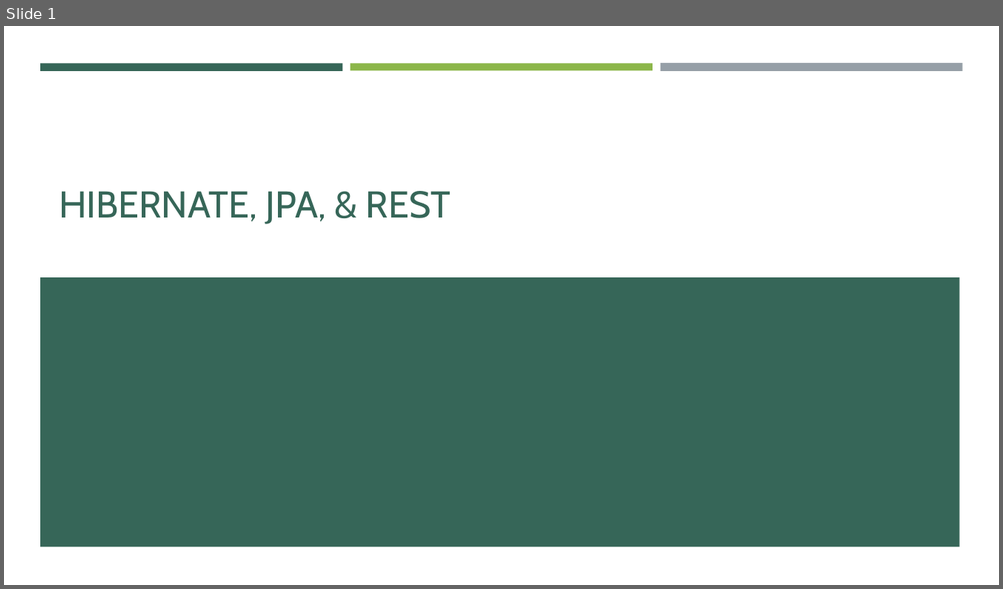
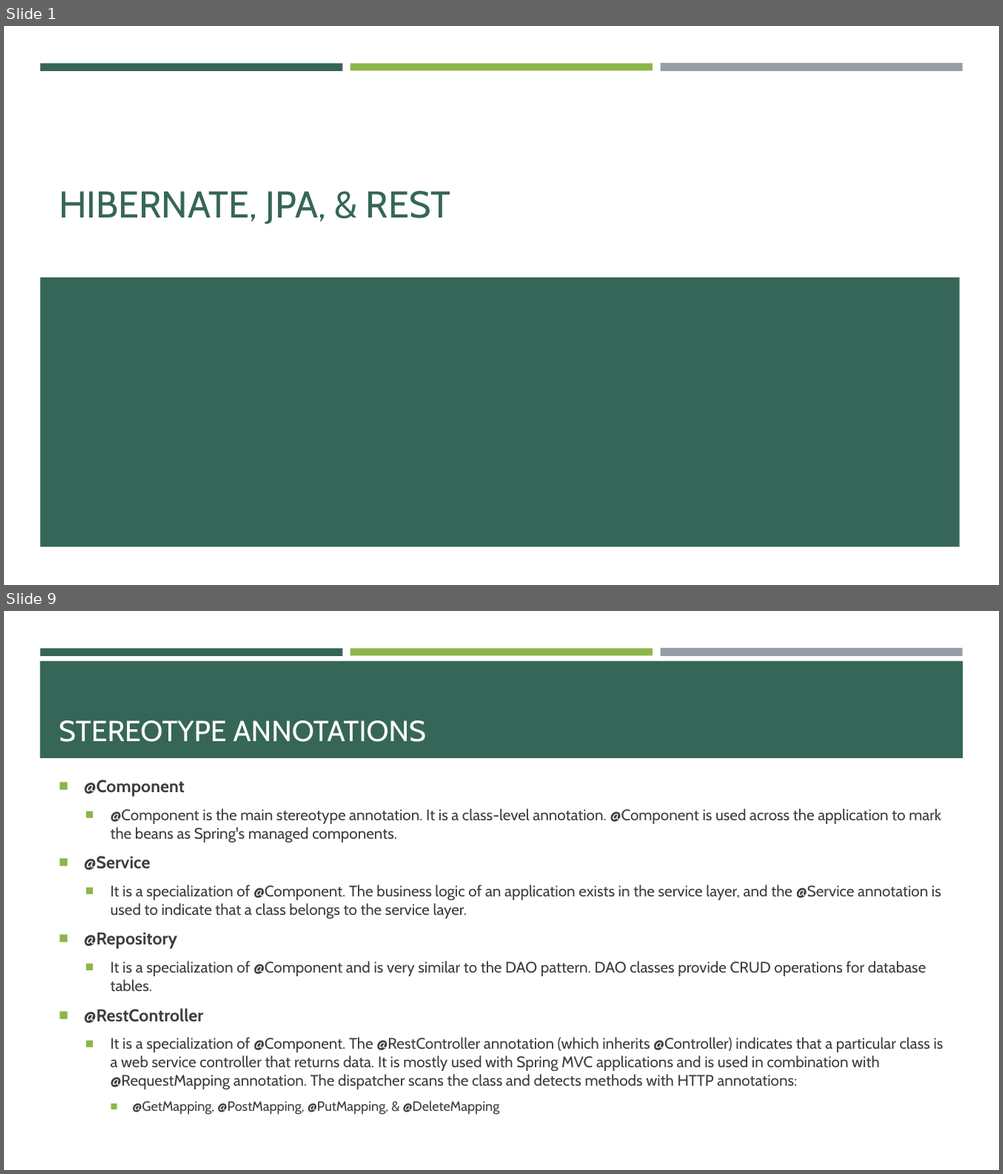
Before and after one commit to e-m-wilson/java-fs, a slide deck: Week_6/02_Hibernate_JPA_&_REST.pptx. Shown one above the other, each under a label of ours: slide 1 before the commit, slides 1 and 9 after it; the slides between them are not shown. The pictures are 1003x589 and 1003x1174 pixels, drawn with LibreOffice and Linux fonts; fonts in the diff are those of the drawing. Boxes give left, top, right and bottom in pixels: in the first picture for what was removed or moved away, otherwise in the second. Text is boxed around its words. In the diff, an @@ line names an element or a change of style, - is before the commit and + after.

```diff
--- a/Week_6/02_Hibernate_JPA_&_REST.pptx
+++ b/Week_6/02_Hibernate_JPA_&_REST.pptx
@@ slide 9 added at box(4, 611, 999, 1170), background #FFFFFF; not listed: 3 template elements that a slide beside it also shows @@
@@ rectangle added at box(40, 661, 963, 758), fill #366658 @@
@@ title added at box(59, 721, 427, 742), 28 pt, text #FFFFFF @@
+STEREOTYPE ANNOTATIONS
@@ text added at box(84, 780, 943, 1115), 14.8 pt, text #3D3D3D @@
+■ @Component
+  ■ @Component is the main stereotype annotation. It is a class-level annotation. @Component is used across the application to mark the beans as Spring's managed components.
+■ @Service
+  ■ It is a specialization of @Component. The business logic of an application exists in the service layer, and the @Service annotation is used to indicate that a class belongs to the service layer.
+■ @Repository
+  ■ It is a specialization of @Component and is very similar to the DAO pattern. DAO classes provide CRUD operations for database tables.
+■ @RestController
+  ■ It is a specialization of @Component. The @RestController annotation (which inherits @Controller) indicates that a particular class is a web service controller that returns data. It is mostly used with Spring MVC applications and is used in combination with @RequestMapping annotation. The dispatcher scans the class and detects methods with HTTP annotations:
+    ■ @GetMapping, @PostMapping, @PutMapping, & @DeleteMapping
```
Also in this commit, not shown: 1 slide changed, 8 other slides added, 1 slide removed, 1 other file.
